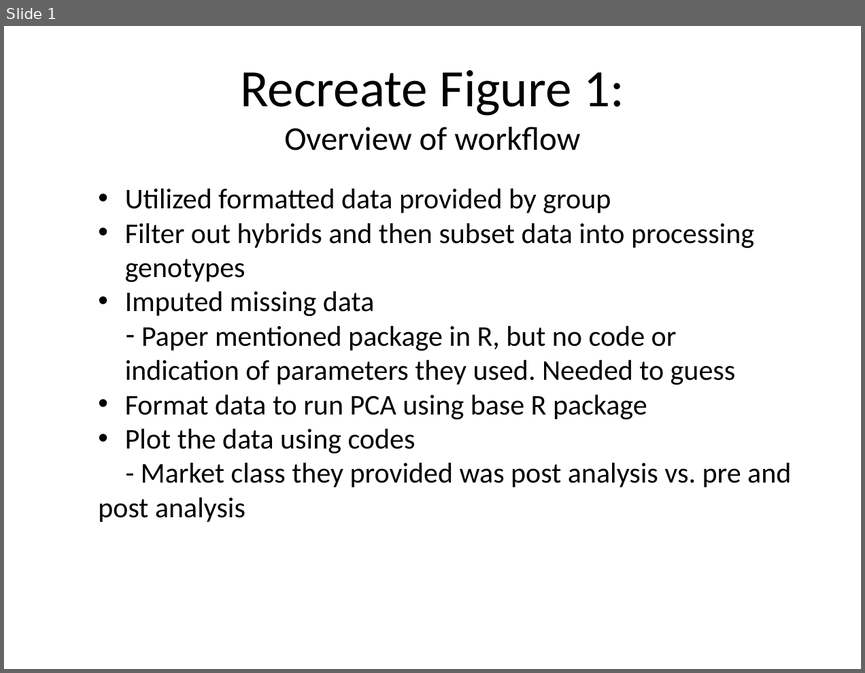
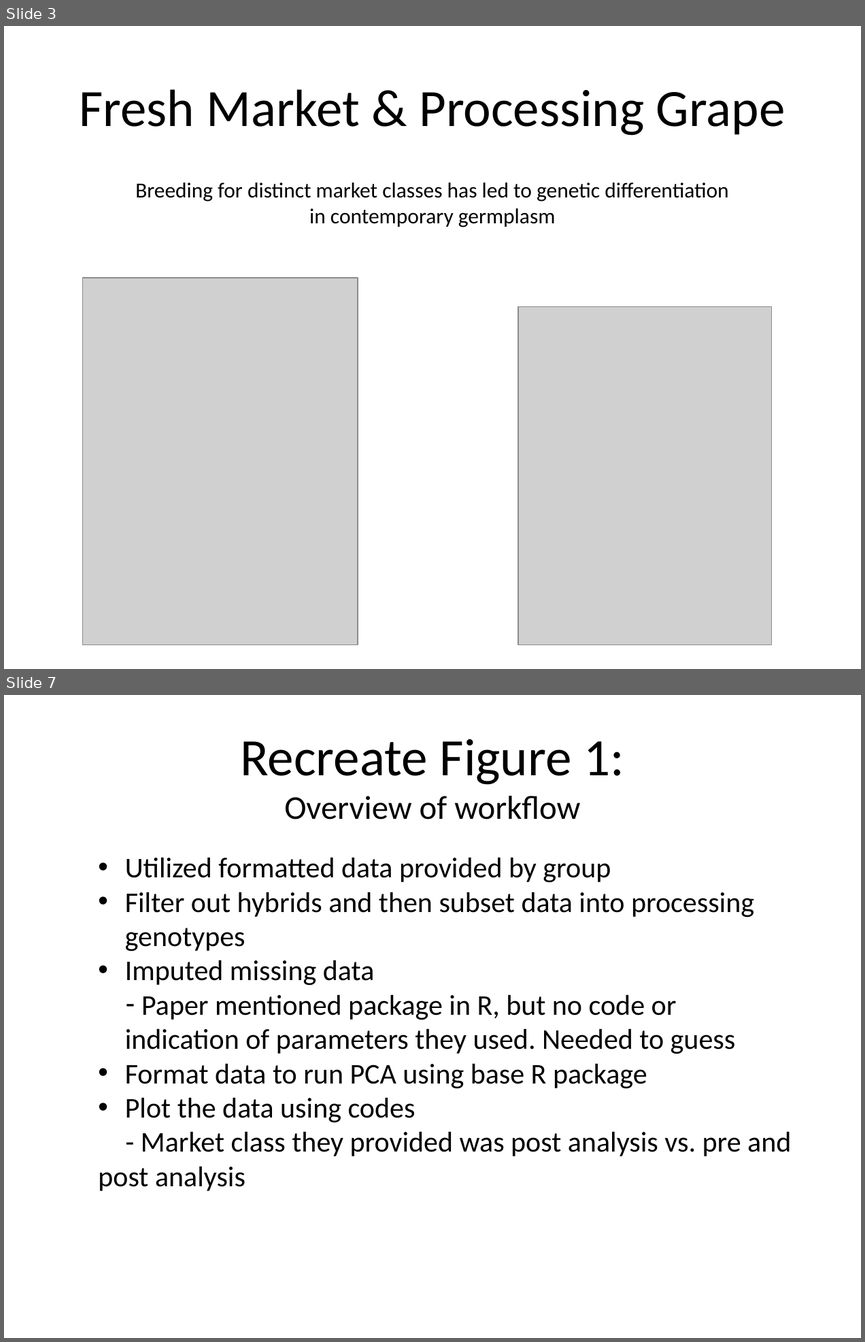
Before and after one commit to mdzievit/PEB_Power_Final_Project_BCB546X-Spring2017, a slide deck: Presentation/Matt_Slides.pptx. Shown one above the other, each under a label of ours: slide 1 before the commit, slides 3 and 7 after it; the slides between them are not shown. The pictures are 865x673 and 865x1342 pixels, drawn with LibreOffice and Linux fonts; fonts in the diff are those of the drawing; grey boxes stand for pictures. Boxes give left, top, right and bottom in pixels: in the first picture for what was removed or moved away, otherwise in the second. Text is boxed around its words. In the diff, an @@ line names an element or a change of style, - is before the commit and + after.

```diff
--- a/Presentation/Matt_Slides.pptx
+++ b/Presentation/Matt_Slides.pptx
@@ slide 3 added at [4,26,861,669], background #FFFFFF @@
@@ title added at [79,89,785,135], 44 pt, text #000000 @@
+Fresh Market & Processing Grape
@@ text added at [135,182,728,227], 18 pt, text #000000 @@
+Breeding for distinct market classes has led to genetic differentiation in contemporary germplasm
@@ picture added at [83,278,358,645] @@
@@ picture added at [518,306,772,643] @@
@@ what was slide 1 is now slide 7 @@
```
Also in this commit, not shown: 5 other slides added.
